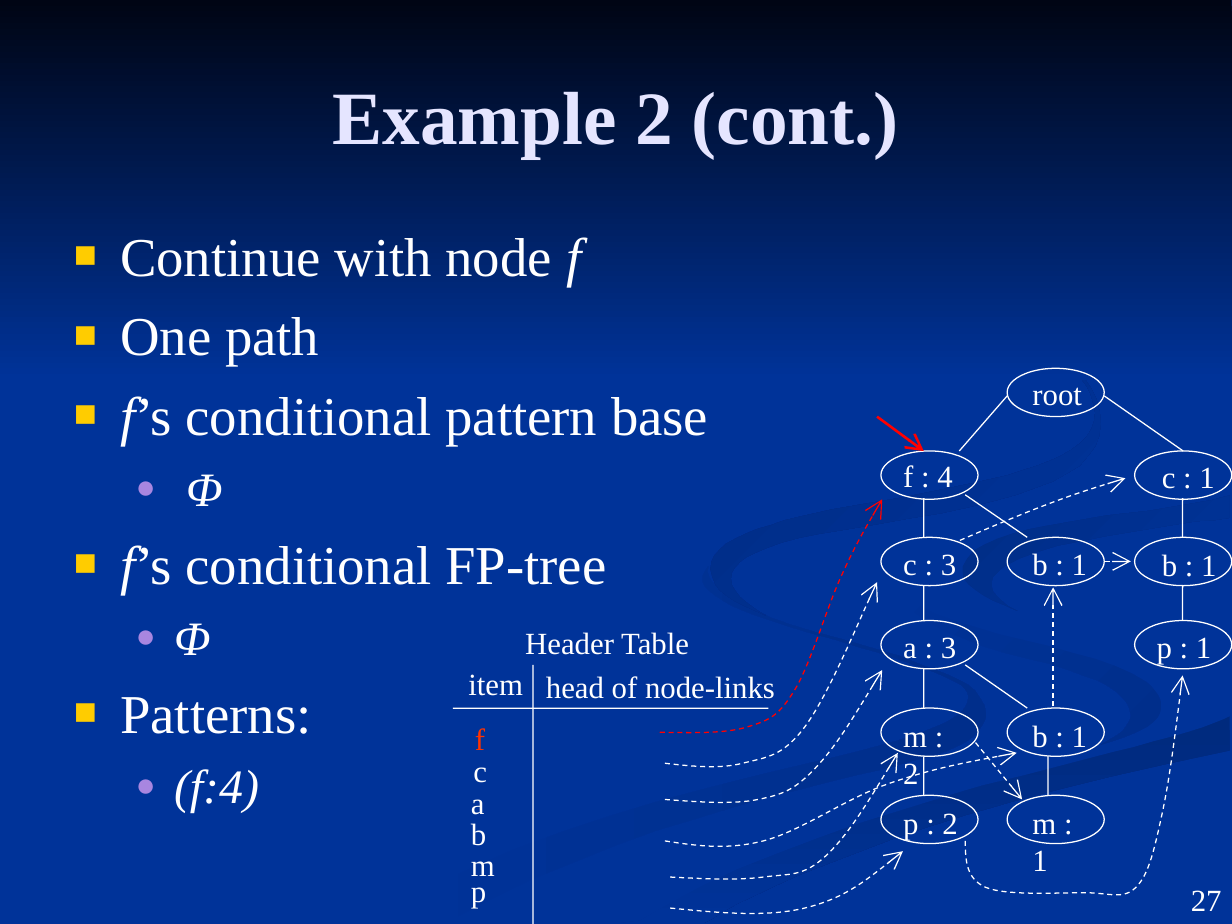
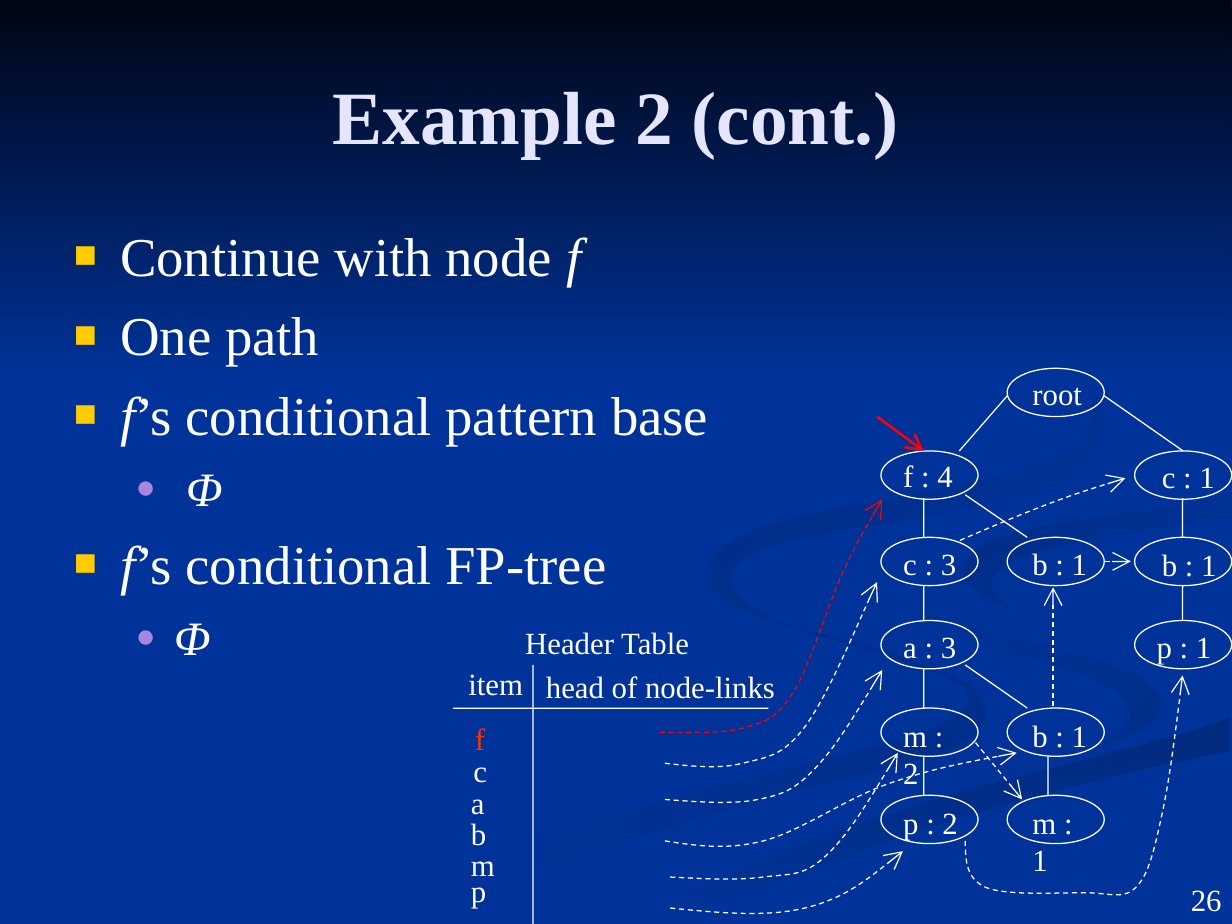
Before and after one commit to dannywassouf/the-second-year, a slide deck: slide 26 of fp- Growth Tree.ppt (slide 27 before the commit). Drawn at 1232x924 pixels with LibreOffice and Linux fonts; fonts in the diff are those of the drawing. Boxes give left, top, right and bottom in pixels: in the first picture for what was removed or moved away, otherwise in the second. Text is boxed around its words. In the diff, an @@ line names an element or a change of style, - is before the commit and + after.

```diff
--- a/fp- Growth Tree.ppt
+++ b/fp- Growth Tree.ppt
@@ text at [120,697,311,813]: paragraphs removed @@
-■ Patterns:
-  ● (f:4)
@@ page number at [1191,890,1222,912]: text changed @@
-27
+26
```
Also in this commit, not shown: 5 other slides changed, 1 slide removed.
